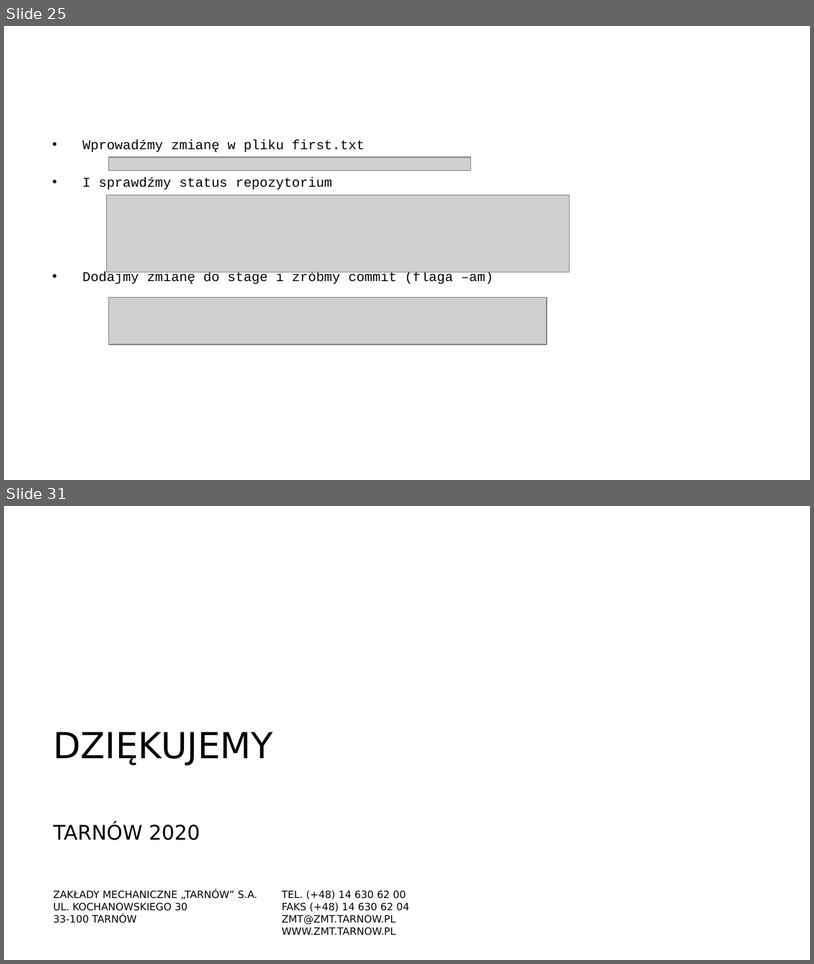
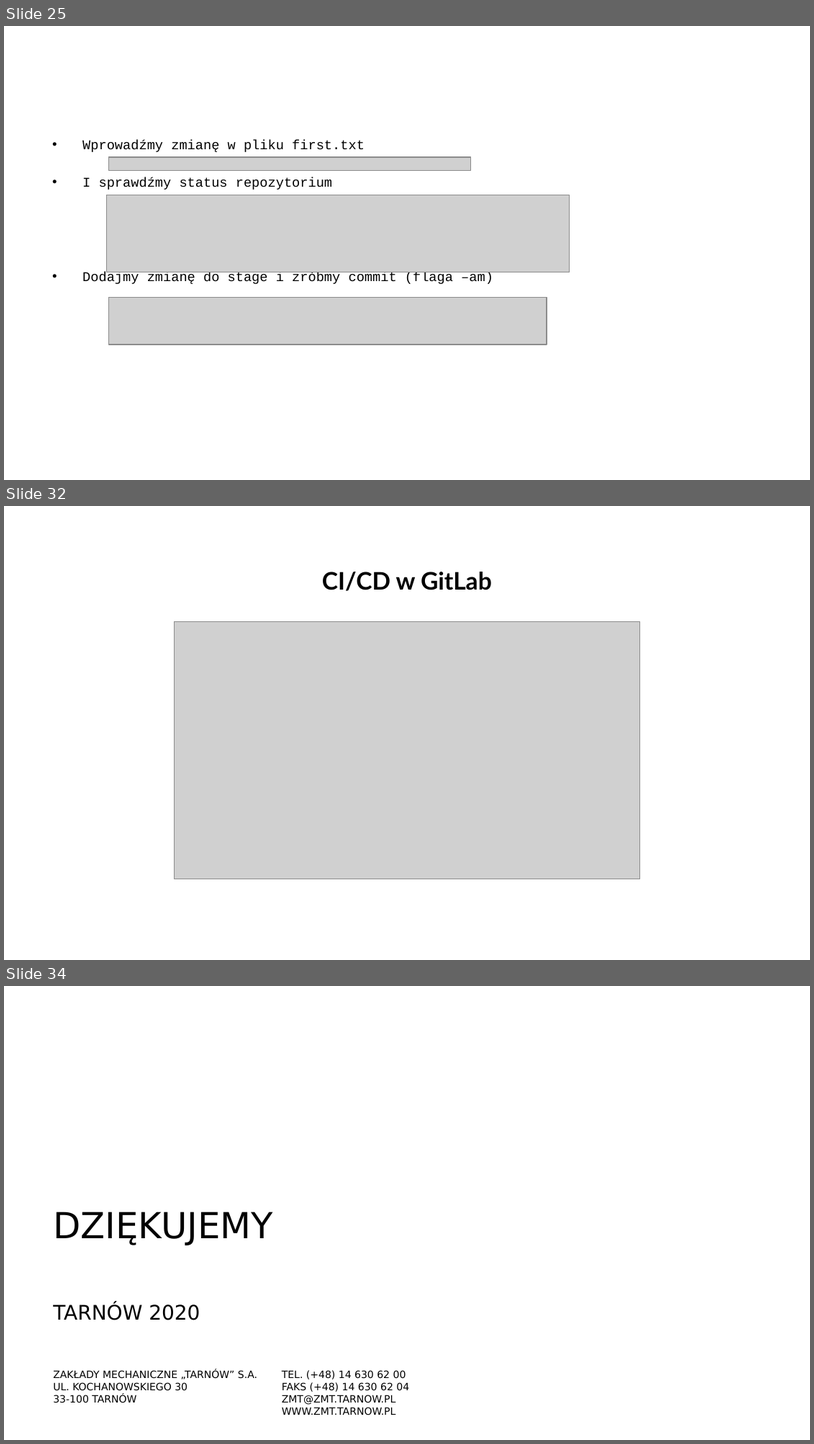
Before and after one commit to arturkwiek/gitlab-tutorial, a slide deck: gitLab - tutorial.pptx. Shown one above the other, each under a label of ours: slides 25 and 31 before the commit, slides 25, 32 and 34 after it; the slides between them are not shown. The pictures are 814x964 and 814x1444 pixels, drawn with LibreOffice and Linux fonts; fonts in the diff are those of the drawing; grey boxes stand for pictures; background and template pictures are left out. Boxes give left, top, right and bottom in pixels: in the first picture for what was removed or moved away, otherwise in the second. Text is boxed around its words. In the diff, an @@ line names an element or a change of style, - is before the commit and + after.

```diff
--- a/gitLab - tutorial.pptx
+++ b/gitLab - tutorial.pptx
@@ slide 32 added at (x1=4, y1=506, x2=810, y2=960), background picture (left out) @@
@@ title added at (x1=322, y1=572, x2=492, y2=591), 21.6 pt, text #000000, bold @@
+CI/CD w GitLab
@@ picture added at (x1=174, y1=621, x2=640, y2=878) @@
@@ what was slide 31 is now slide 34 @@
```
Also in this commit, not shown: 3 slides changed, 5 other slides added, 3 slides removed, 4 other files.
